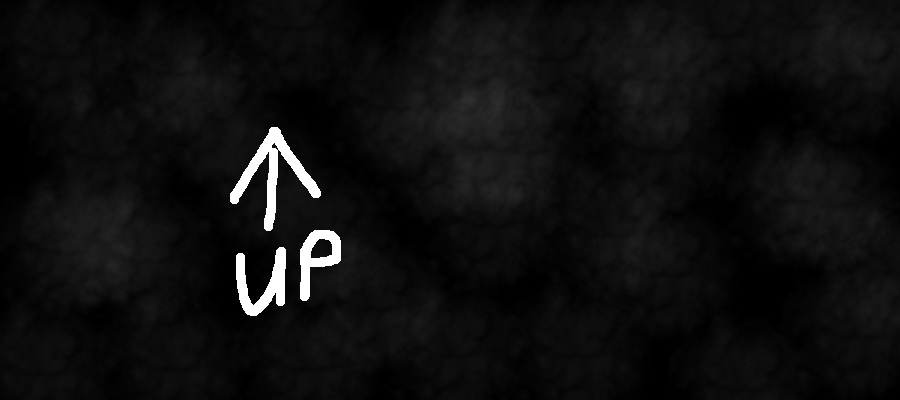
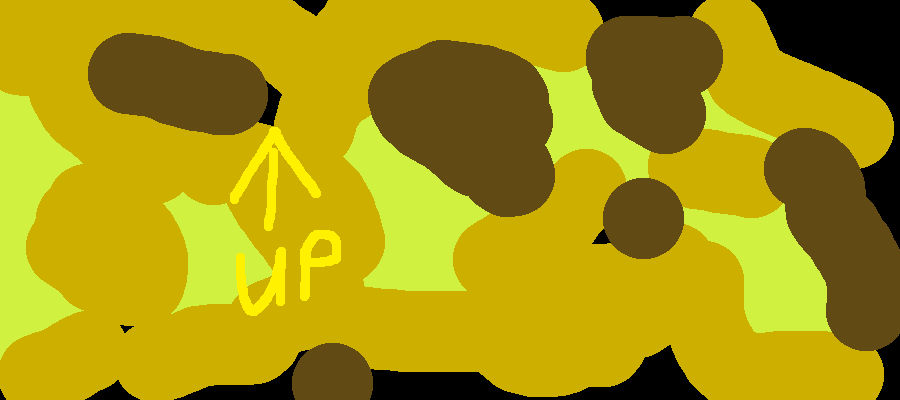
Layered file, before and after one edit (w=900, h=400). Changes by layer:
showed "Surface", painted on it over (0, 0, 900, 400)
hid "Base", moved it above "Base #1", painted on it over (0, 0, 900, 400)
renamed "Heights" to "Base #1", painted on it over (0, 0, 900, 400)
